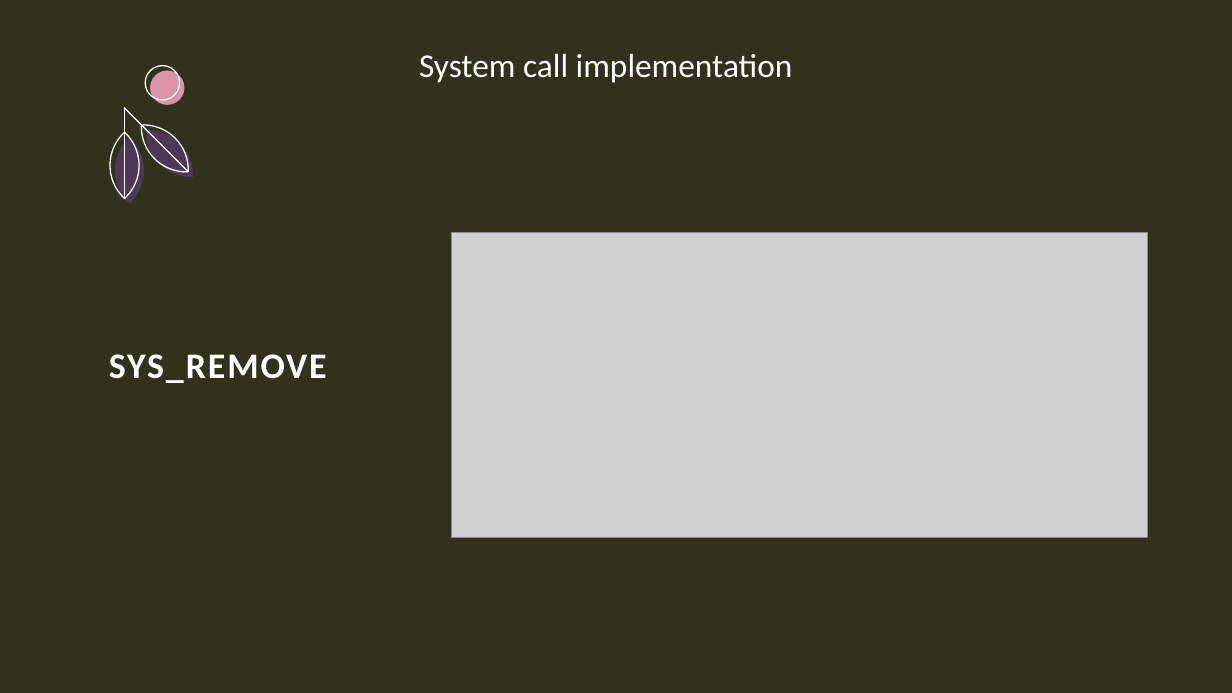
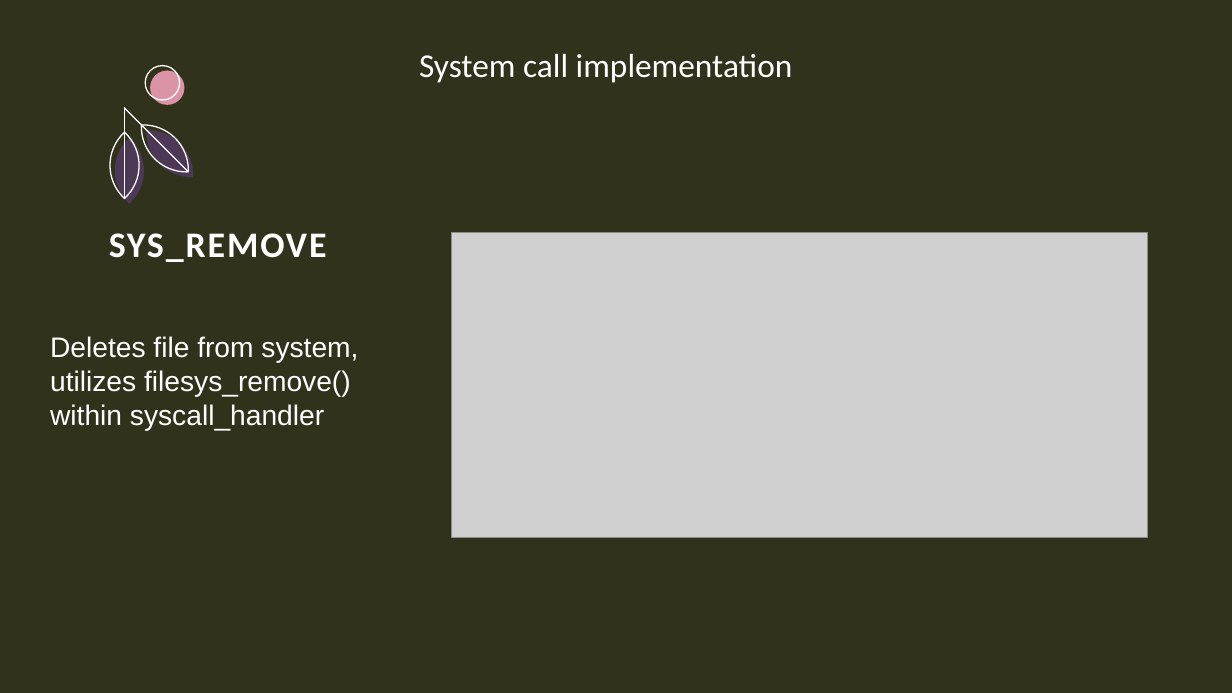
Before and after one commit to Bitna0403/pintos, a slide deck: slide 3 of pintos_ppt.pptx. Drawn at 1232x693 pixels with LibreOffice and Linux fonts; fonts in the diff are those of the drawing; grey boxes stand for pictures. Boxes give left, top, right and bottom in pixels: in the first picture for what was removed or moved away, otherwise in the second. Text is boxed around its words. In the diff, an @@ line names an element or a change of style, - is before the commit and + after.

```diff
--- a/pintos_ppt.pptx
+++ b/pintos_ppt.pptx
@@ title "SYS_REMOVE": place and size @@
-title "SYS_REMOVE" at (109,354,327,383)
+title "SYS_REMOVE" at (109,233,327,262)
@@ text added at (50,336,358,431), 22 pt, text #FFFFFF @@
+Deletes file from system, utilizes filesys_remove() within syscall_handler
```
Also in this commit, not shown: 2 other slides changed, 2 slides added, 1 slide removed.
